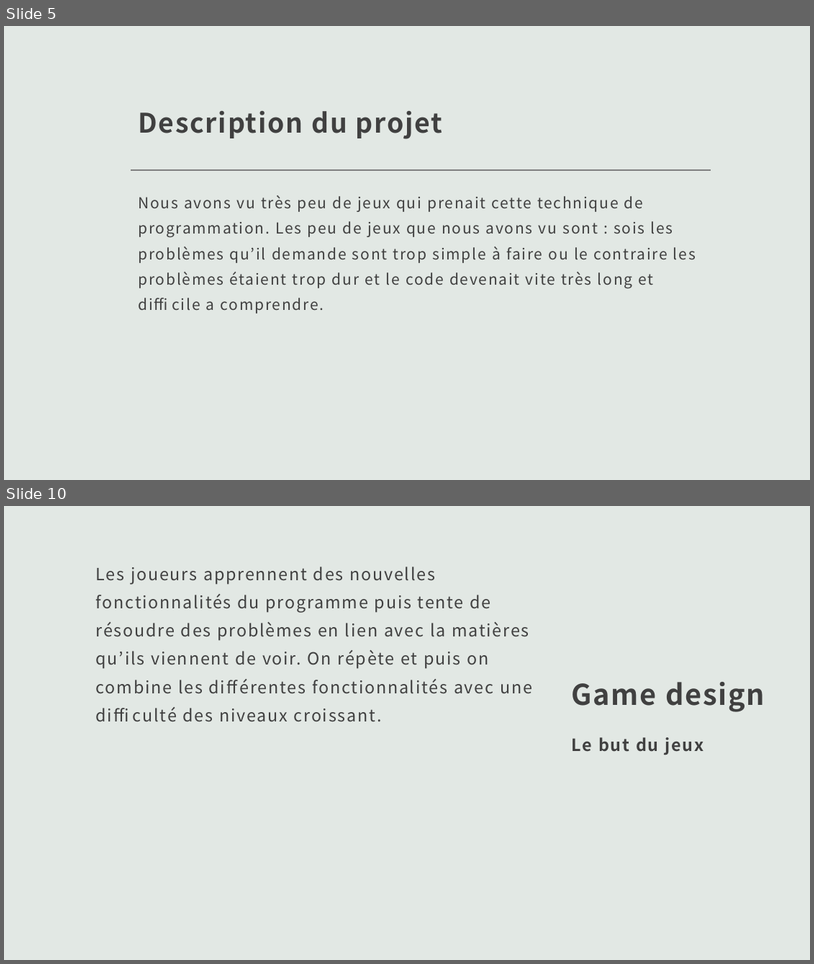
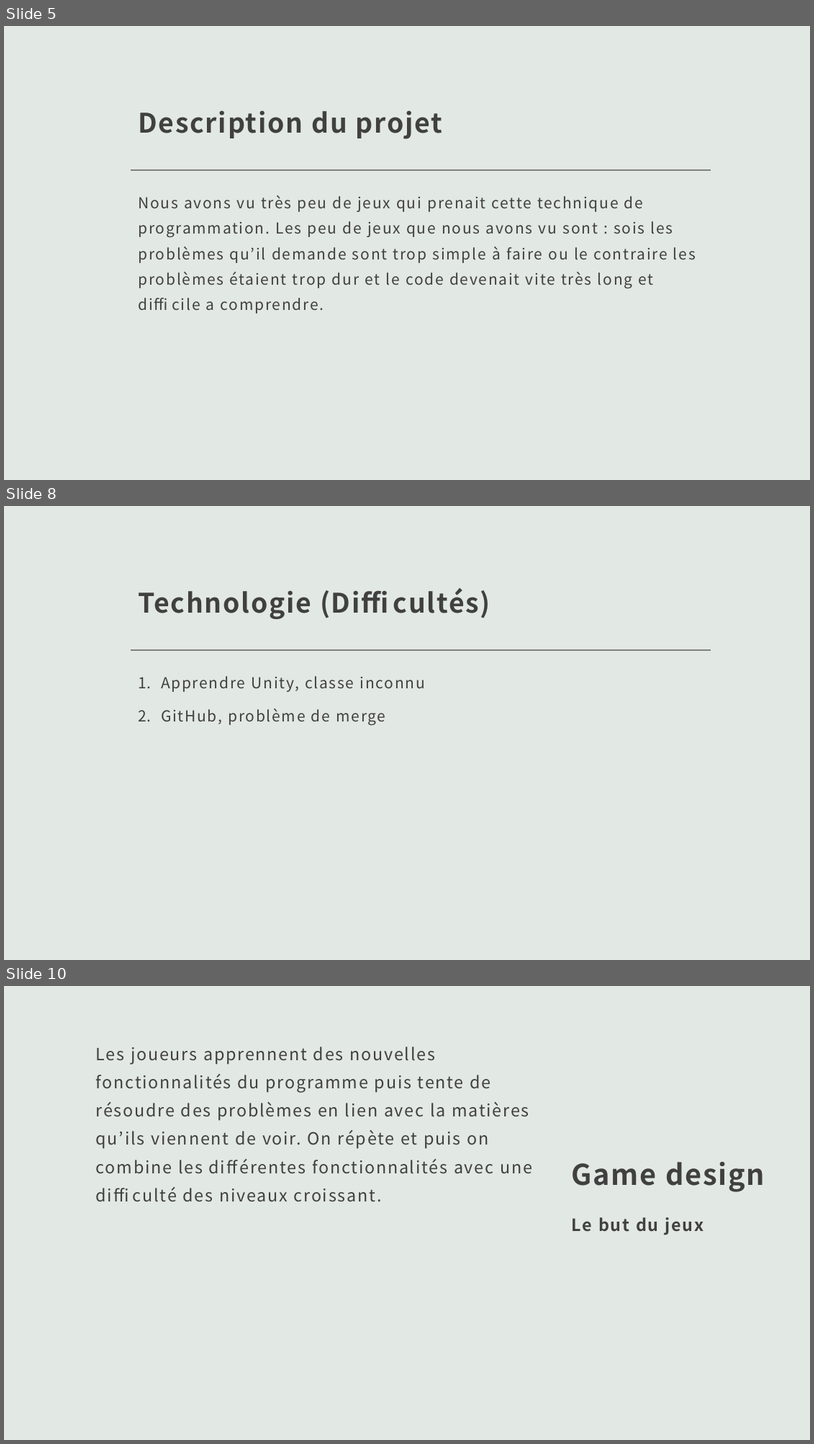
Before and after one commit to VincentMoreauBenoit/H23_204_CODE_WARS, a slide deck: Ébauche du projet/Projet Sim CODE WARS.pptx. Shown one above the other, each under a label of ours: slides 5 and 10 before the commit, slides 5, 8 and 10 after it; the slides between them are not shown. The pictures are 814x964 and 814x1444 pixels, drawn with LibreOffice and Linux fonts; fonts in the diff are those of the drawing. Boxes give left, top, right and bottom in pixels: in the first picture for what was removed or moved away, otherwise in the second. Text is boxed around its words. In the diff, an @@ line names an element or a change of style, - is before the commit and + after.

```diff
--- a/Ébauche du projet/Projet Sim CODE WARS.pptx
+++ b/Ébauche du projet/Projet Sim CODE WARS.pptx
@@ slide 8 added at [4,506,810,960], background #E2E8E4; not listed: 1 template element that a slide beside it also shows @@
@@ title added at [138,591,311,619], 32 pt, text #404040, bold @@
+Technologie (Difficultés)
@@ text added at [161,676,425,725], 18 pt, text #404040 @@
+1. Apprendre Unity, classe inconnu
+2. GitHub, problème de merge
```
Also in this commit, not shown: 8 slides changed, 1 slide removed, 14 other files.
